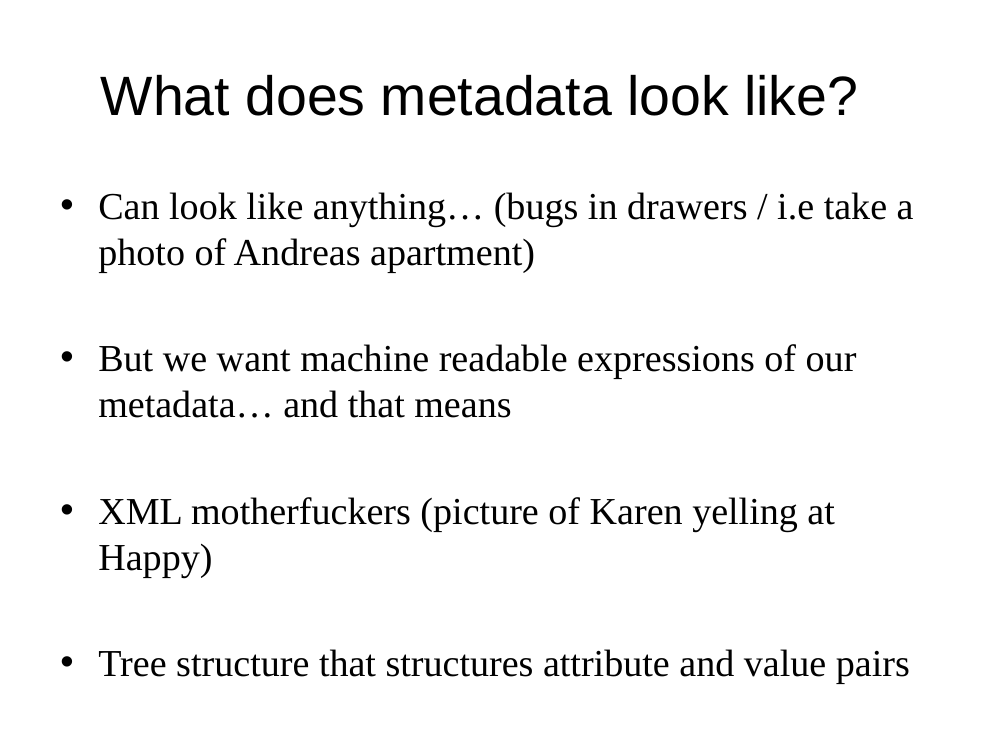
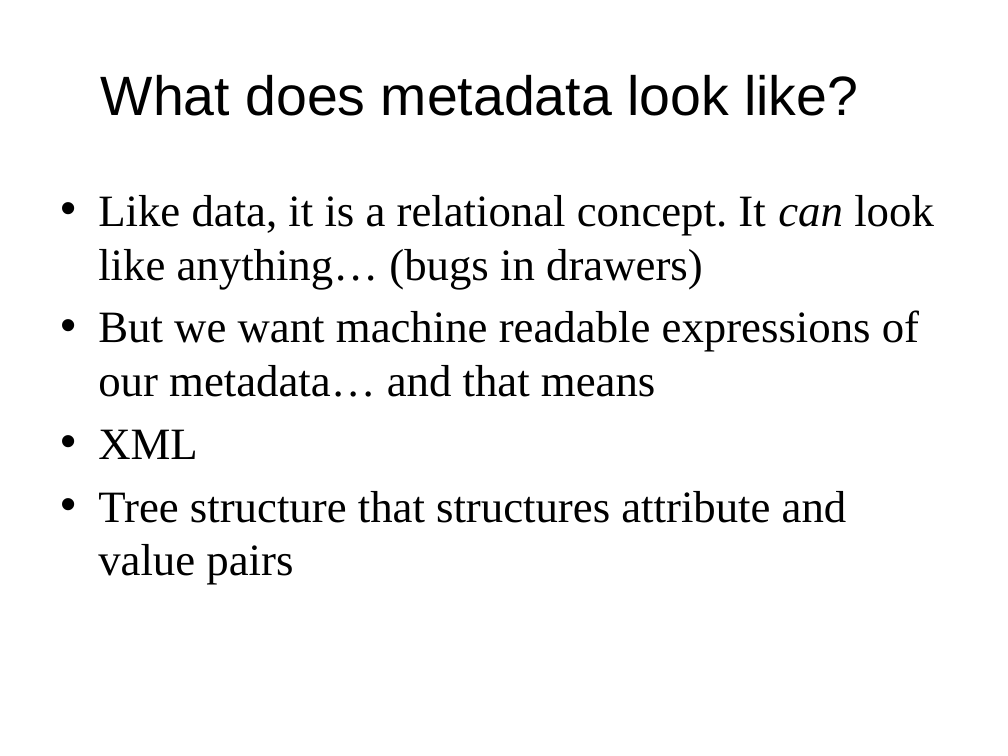
Before and after one commit to DataCurationWorkshop/HongKongCurationWorkshop, a slide deck: slide 4 of Day_2/Day_2_Lectures/Day_2_Metadata_Intro.pptx. Drawn at 1008x756 pixels with LibreOffice and Linux fonts; fonts in the diff are those of the drawing; background and template pictures are left out. Boxes give left, top, right and bottom in pixels: in the first picture for what was removed or moved away, otherwise in the second. Text is boxed around its words. In the diff, an @@ line names an element or a change of style, - is before the commit and + after.

```diff
--- a/Day_2/Day_2_Lectures/Day_2_Metadata_Intro.pptx
+++ b/Day_2/Day_2_Lectures/Day_2_Metadata_Intro.pptx
@@ text at [98,195,934,289]: text changed; size 27.2 to 32 pt @@
-• Can look like anything… (bugs in drawers / i.e take a photo of Andreas apartment)
+• Like data, it is a relational concept. It can look like anything… (bugs in drawers)
@@ text at [98,310,919,585]: size 27.2 to 32 pt in "But we want machine readable expressions of ...", "Tree structure that structures attribute and value ..." @@
@@ text at [98,429,198,459]: text changed; size 27.2 to 32 pt @@
-• XML motherfuckers (picture of Karen yelling at Happy)
+• XML
```
Also in this commit, not shown: 5 other slides changed, 4 slides added, 3 slides removed, 4 other files.
